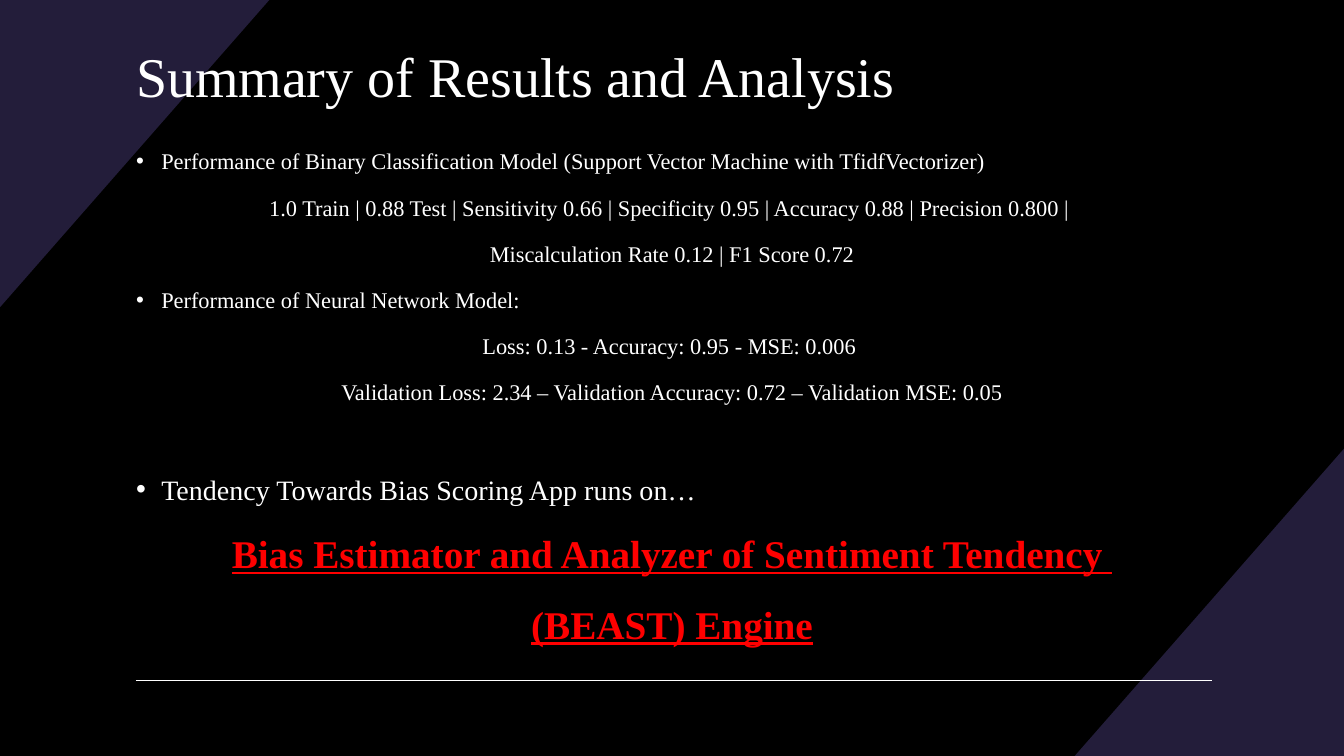
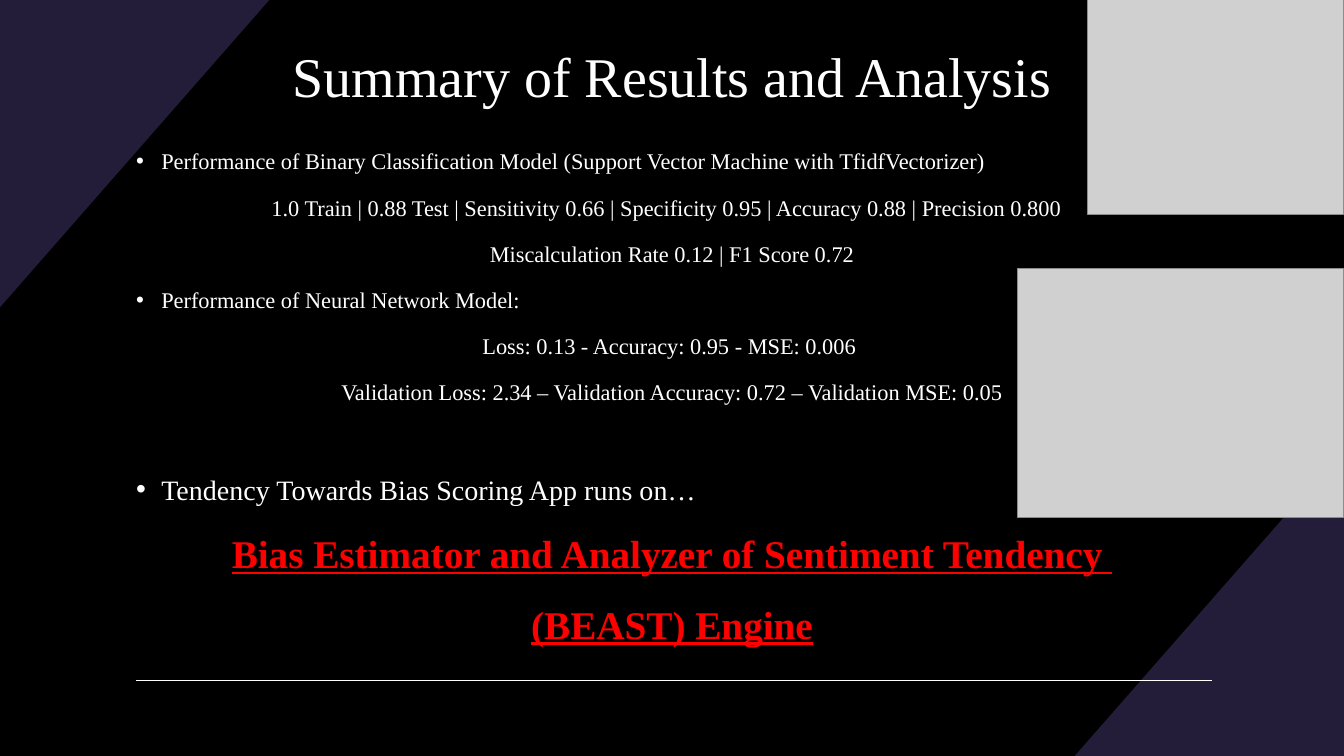
Before and after one commit to BenjaminRocco/Capstone_Project, a slide deck: slide 13 of Capstone_Presentation.pptx. Drawn at 1344x756 pixels with LibreOffice and Linux fonts; fonts in the diff are those of the drawing; grey boxes stand for pictures. Boxes give left, top, right and bottom in pixels: in the first picture for what was removed or moved away, otherwise in the second. Text is boxed around its words. In the diff, an @@ line names an element or a change of style, - is before the commit and + after.

```diff
--- a/Capstone_Presentation.pptx
+++ b/Capstone_Presentation.pptx
@@ title "Summary of Results and Analysis" at bbox=[293, 57, 1051, 107]: alignment left to centre @@
@@ picture added at bbox=[1088, 0, 1344, 214] @@
@@ text at bbox=[271, 200, 1060, 221]: text changed @@
-1.0 Train | 0.88 Test | Sensitivity 0.66 | Specificity 0.95 | Accuracy 0.88 | Precision 0.800 |
+1.0 Train | 0.88 Test | Sensitivity 0.66 | Specificity 0.95 | Accuracy 0.88 | Precision 0.800
@@ picture added at bbox=[1018, 268, 1344, 517] @@
```
Also in this commit, not shown: 7 other slides changed, 15 other files.
